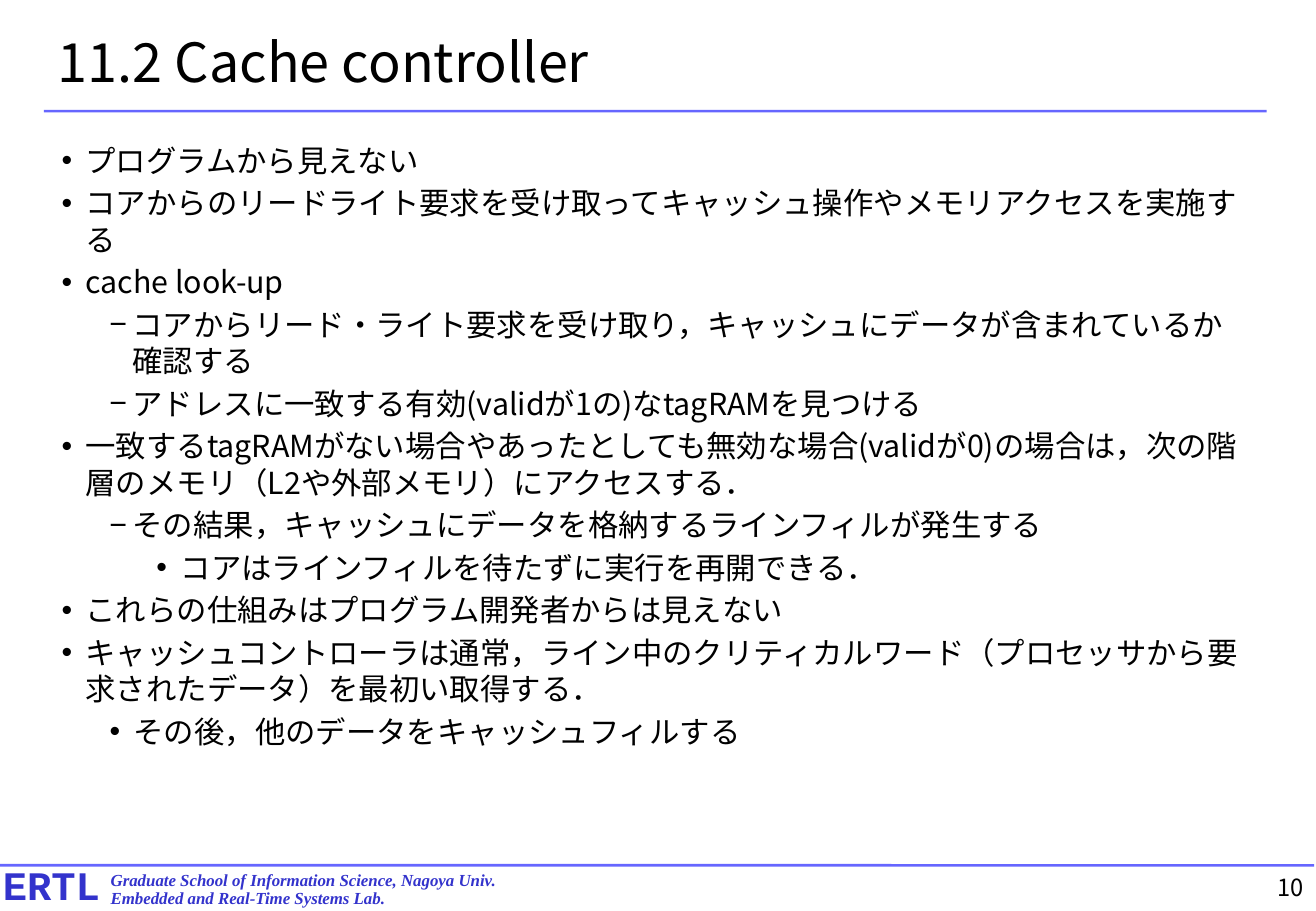
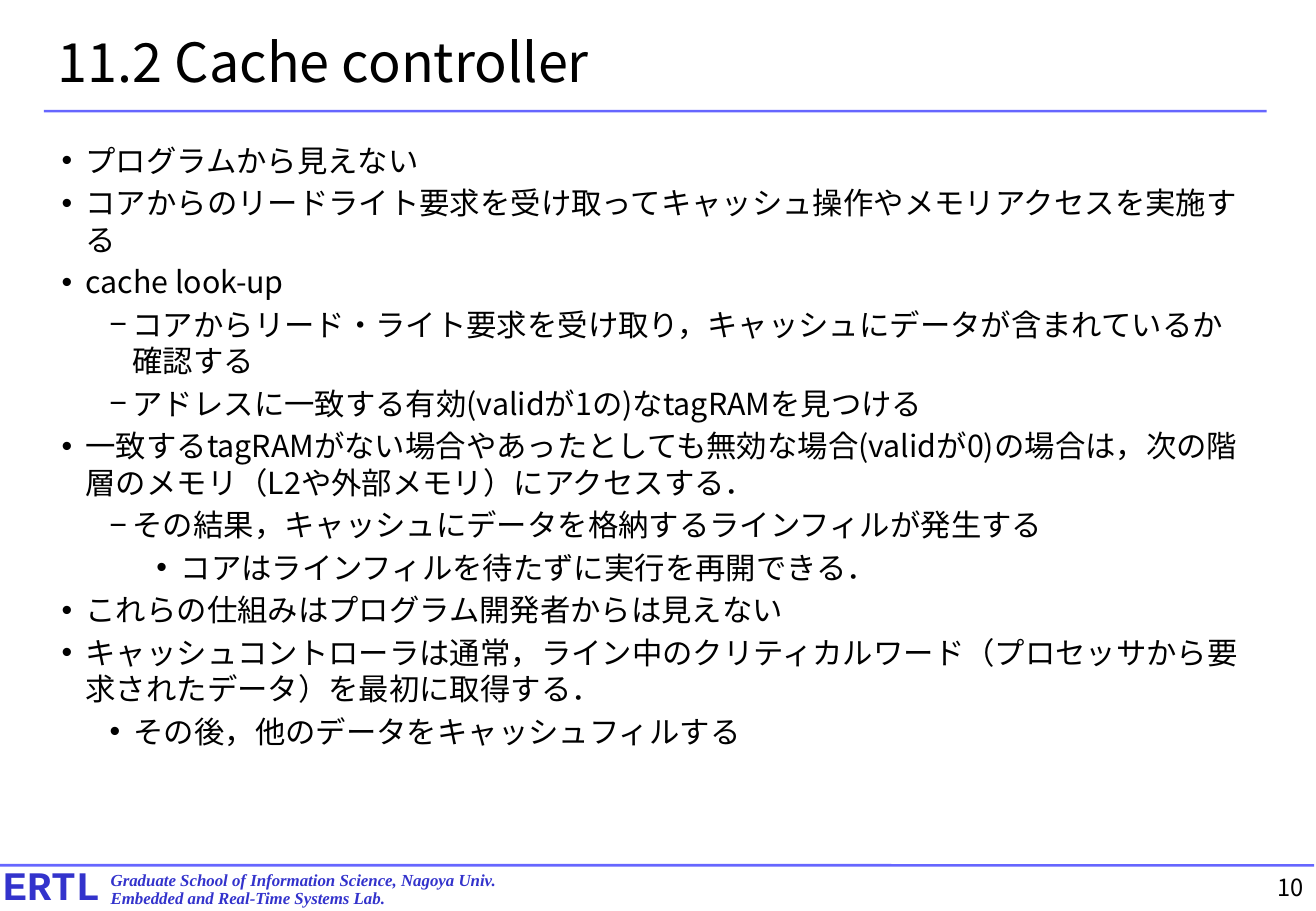
Before and after one commit to exshonda/arm64_basic, a slide deck: slide 10 of text/9.chapter11.pptx. Drawn at 1316x911 pixels with LibreOffice and Linux fonts; fonts in the diff are those of the drawing. Boxes give left, top, right and bottom in pixels: in the first picture for what was removed or moved away, otherwise in the second. Text is boxed around its words. In the diff, an @@ line names an element or a change of style, - is before the commit and + after.

```diff
--- a/text/9.chapter11.pptx
+++ b/text/9.chapter11.pptx
@@ text at (86,638,1238,703): text changed @@
-    • キャッシュコントローラは通常，ライン中のクリティカルワード（プロセッサから要求されたデータ）を最初い取得する．
+    • キャッシュコントローラは通常，ライン中のクリティカルワード（プロセッサから要求されたデータ）を最初に取得する．
```
Also in this commit, not shown: 3 other slides changed.
